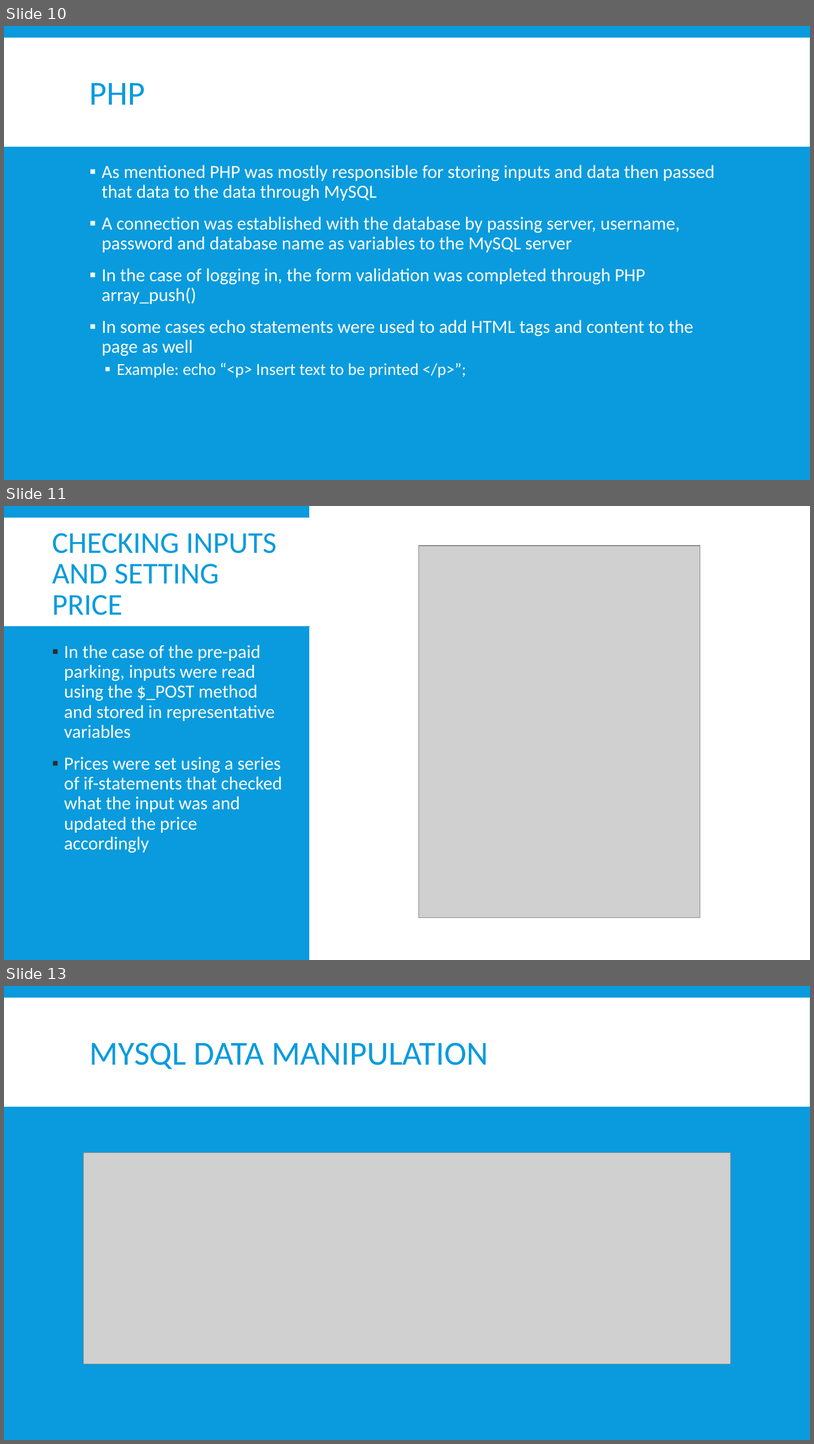
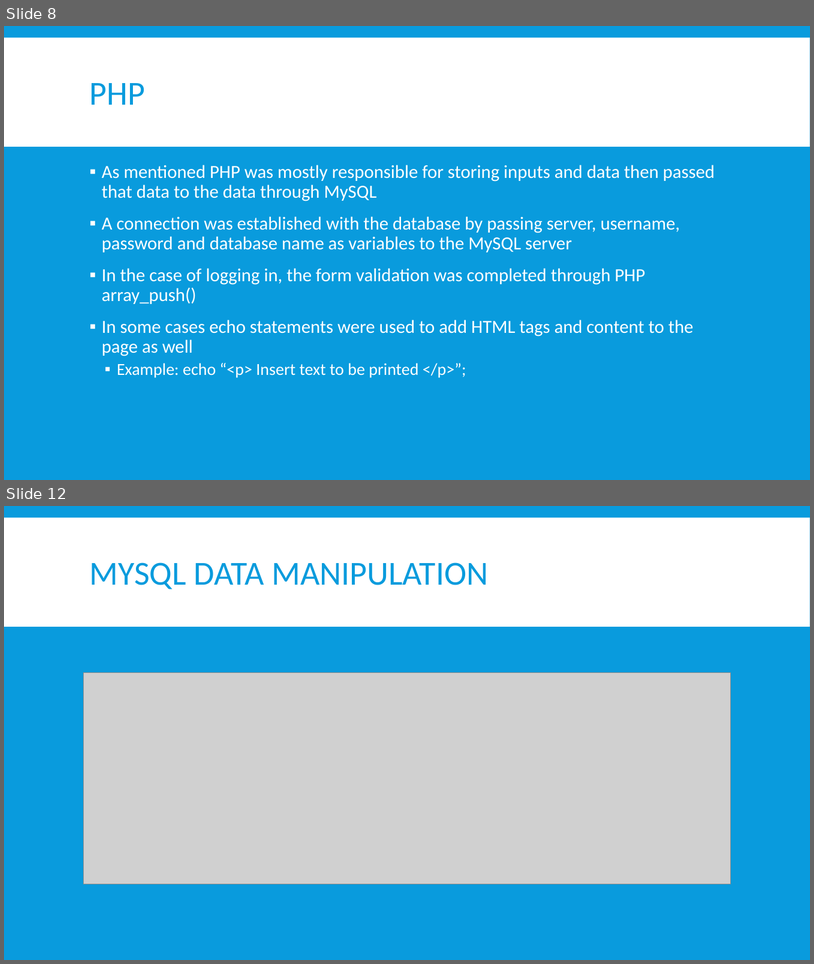
Before and after one commit to WebProgrammingTeam3/Project-4, a slide deck: Project04.pptx. Shown one above the other, each under a label of ours: slides 10, 11 and 13 before the commit, slides 8 and 12 after it; the slides between them are not shown. The pictures are 814x1444 and 814x964 pixels, drawn with LibreOffice and Linux fonts; fonts in the diff are those of the drawing; grey boxes stand for pictures. Boxes give left, top, right and bottom in pixels: in the first picture for what was removed or moved away, otherwise in the second. Text is boxed around its words. In the diff, an @@ line names an element or a change of style, - is before the commit and + after.

```diff
--- a/Project04.pptx
+++ b/Project04.pptx
@@ slide 11 removed at <box>4,506,810,960</box>, background #FFFFFF @@
@@ rectangle removed at <box>4,517,810,627</box> @@
@@ rectangle removed at <box>4,506,309,960</box> @@
@@ rectangle removed at <box>4,517,314,626</box> @@
@@ rectangle removed at <box>310,506,810,960</box> @@
@@ title removed at <box>52,533,277,615</box> @@
-CHECKING INPUTS AND SETTING PRICE
@@ picture removed at <box>419,546,701,918</box> @@
@@ text removed at <box>64,645,282,853</box> @@
-▪ In the case of the pre-paid parking, inputs were read using the $_POST method and stored in representative variables
-▪ Prices were set using a series of if-statements that checked what the input was and updated the price accordingly
@@ what was slide 10 is now slide 8 @@
@@ what was slide 13 is now slide 12 @@
```
Also in this commit, not shown: 6 slides changed, 2 slides added, 2 other slides removed.
